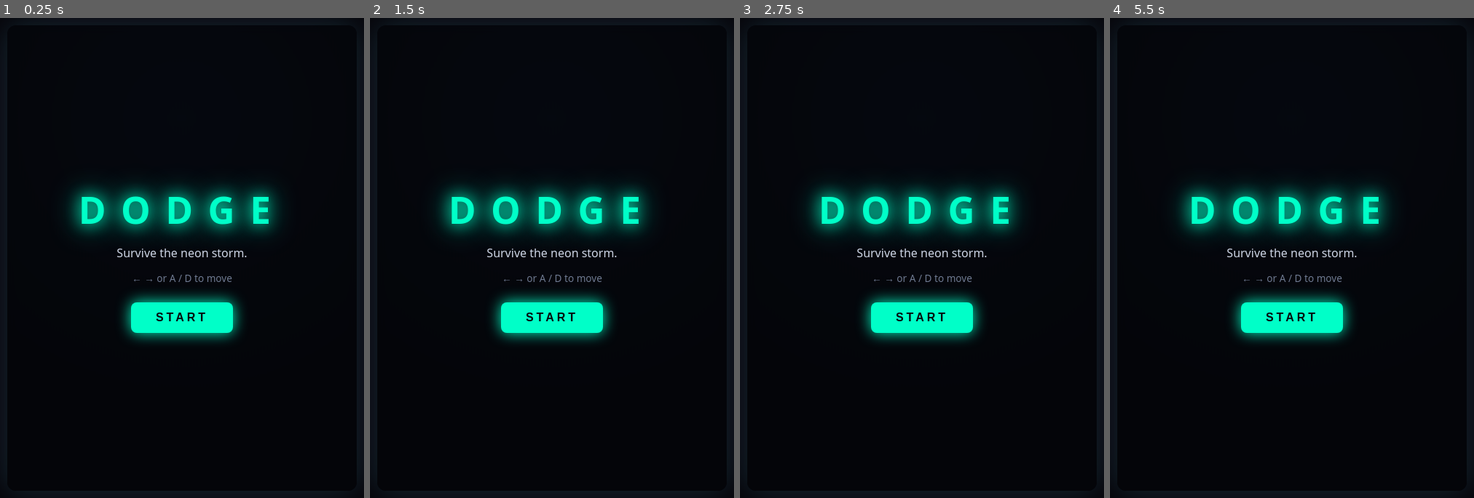
Above: before the commit, frames 1-4 (left to right).
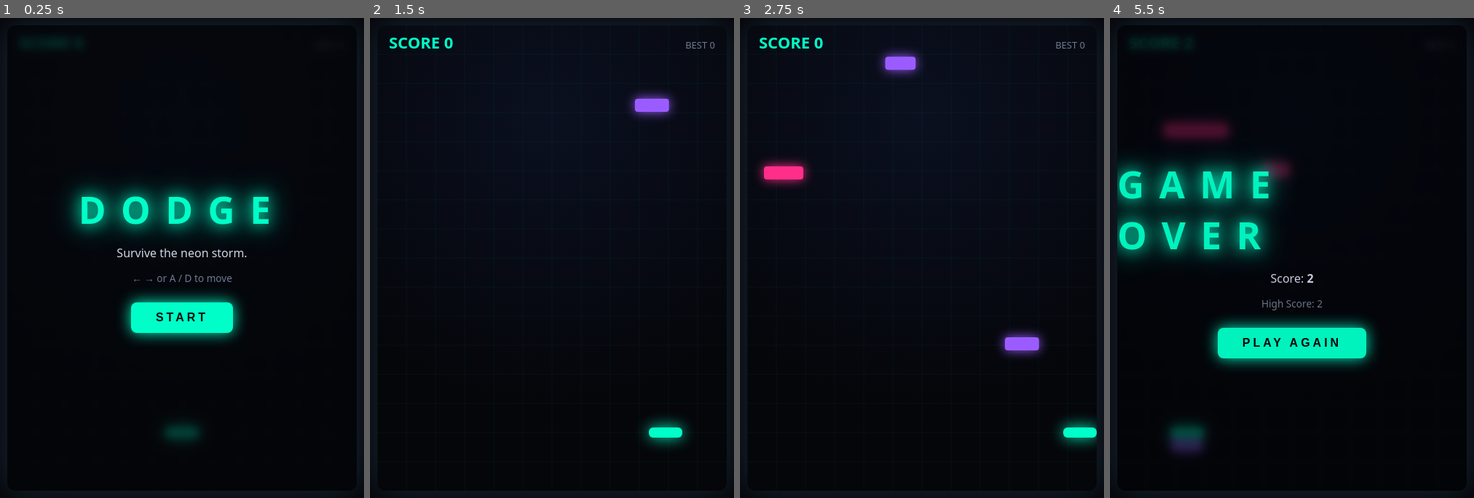
Above: after the commit, the same moments.

Repository: ishowdeep07/dodge-game
Game: browser game, page index.html
Same seed, same stepped clock (60 frames per second), same inputs: the game is played once before the commit and once after it.
Inputs (mouse positions are in pixels of both pictures, inside the frame that each line leads up to):
- Up to frame 1 (0.25 s): no input
- Up to frame 2 (1.5 s): click "START" at 0.27 s; hold Right from 1.03 s (still down); click (552, 306) at 1.07 s; tap Space at 1.1 s
- Up to frame 3 (2.75 s): release Right at 1.53 s; hold Left 1.58-2.15 s; tap Space at 1.6, 2.1, 2.6 s; click (852, 210) at 1.67 s; hold Right from 2.2 s (still down); click (991, 186) at 2.27 s; tap A at 2.52 s
- Up to frame 4 (5.5 s): release Right at 2.87 s; click (1342, 349) at 2.87 s; hold Left 2.92-3.35 s; tap Space every 0.5 s from 3.1 to 5.1 s; hold Right 3.4-3.9 s; click (1204, 373) at 3.47 s; tap D at 3.52 s; hold Left 3.95-4.52 s; click (1292, 166) at 4.07 s; tap Enter at 4.52 s; hold Right 4.57-5.23 s; click (1397, 282) at 4.67 s; click (1186, 258) at 5.27 s; hold Left from 5.28 s (still down)

The runs differ from the first frame. In frame 1, 0.3% of the frame differs, in the area x 13-55%, y 4-89%; in frame 2, 9.8%; in frame 3, 11%; in frame 4, 18%, in the area x 2-77%, y 4-91%.
Error before the commit: SyntaxError: Unexpected end of input

Commit message:
Add files via upload

Diff:
--- a/game.js
+++ b/game.js
@@ -1,6 +1,6 @@
 // ============================================
 //  DODGE — Neon Survival
-//  A small arcade game by [Your Name]
+//  A small arcade game by Deep Biswas
 // ============================================
 
 const canvas = document.getElementById('game');
@@ -11,7 +11,6 @@
 const W = canvas.width;
 const H = canvas.height;
 
-// ---------- Game state ----------
 const STATE = {
   READY: 'ready',
   PLAYING: 'playing',
@@ -20,7 +19,6 @@
 
 let state = STATE.READY;
 
-// ---------- Player ----------
 const player = {
   x: W / 2,
   y: H - 80,
@@ -32,47 +30,13 @@
 
 const keys = { left: false, right: false };
 
-// ---------- Obstacles ----------
 let obstacles = [];
 let spawnTimer = 0;
-let spawnInterval = 45; // frames
+let spawnInterval = 45;
 let difficultyTimer = 0;
 
-// ---------- Score ----------
 let score = 0;
 let highScore = Number(localStorage.getItem('dodge-highscore') || 0);
-
-// ---------- Input ----------
-window.addEventListener('keydown', (e) => {
-  if (e.key === 'ArrowLeft' || e.key === 'a' || e.key === 'A') keys.left = true;
-  if (e.key === 'ArrowRight' || e.key === 'd' || e.key === 'D') keys.right = true;
-
-  if ((e.key === ' ' || e.key === 'Enter') && state !== STATE.PLAYING) {
-    startGame();
-  }
-});
-
-window.addEventListener('keyup', (e) => {
-  // ---------- Mobile Touch Controls ----------
-canvas.addEventListener('touchstart', handleTouch, { passive: false });
-canvas.addEventListener('touchmove', handleTouch, { passive: false });
-canvas.addEventListener('touchend', handleTouchEnd, { passive: false });
-
-function handleTouch(e) {
-  e.preventDefault(); // Screen scroll hone se rokne ke liye
-  if (state !== STATE.PLAYING) return;
-
-  if (e.touches.length > 0) {
-    const rect = canvas.getBoundingClientRect();
-    // Jahan touch kiya hai, player ko wahan le jao
-    const touchX = e.touches[0].clientX - rect.left;
-    player.x = touchX;
-  }
-}
-
-function handleTouchEnd(e) {
-  e.preventDefault();
-}
 
 // ---------- Input (Keyboard) ----------
 window.addEventListener('keydown', (e) => {
@@ -89,12 +53,23 @@
   if (e.key === 'ArrowRight' || e.key === 'd' || e.key === 'D') keys.right = false;
 });
 
-// Start Button (Click aur Touch dono ke liye)
+// ---------- Input (Mobile Touch) ----------
+canvas.addEventListener('touchstart', handleTouch, { passive: false });
+canvas.addEventListener('touchmove', handleTouch, { passive: false });
+canvas.addEventListener('touchend', (e) => e.preventDefault(), { passive: false });
+
+function handleTouch(e) {
+  e.preventDefault();
+  if (state !== STATE.PLAYING) return;
+  if (e.touches.length > 0) {
+    const rect = canvas.getBoundingClientRect();
+    const touchX = e.touches[0].clientX - rect.left;
+    player.x = touchX;
+  }
+}
+
+// Start Button (Click handles both PC and Mobile)
 startBtn.addEventListener('click', startGame);
-startBtn.addEventListener('touchstart', (e) => {
-  e.preventDefault();
-  startGame();
-}, { passive: false });
 
 // ---------- Helpers ----------
 function random(min, max) {
@@ -103,7 +78,7 @@
 
 function spawnObstacle() {
   const width = random(30, 90);
-  const isHazard = Math.random() < 0.25; // 25% chance of pink (score)
+  const isHazard = Math.random() < 0.25;
   obstacles.push({
     x: random(0, W - width),
     y: -30,
@@ -155,31 +130,26 @@
 function update() {
   if (state !== STATE.PLAYING) return;
 
-  // Player movement
   if (keys.left) player.x -= player.speed;
   if (keys.right) player.x += player.speed;
   player.x = Math.max(player.width / 2, Math.min(W - player.width / 2, player.x));
 
-  // Spawn
   spawnTimer++;
   if (spawnTimer >= spawnInterval) {
     spawnTimer = 0;
     spawnObstacle();
   }
 
-  // Difficulty ramp
   difficultyTimer++;
   if (difficultyTimer >= 300) {
     difficultyTimer = 0;
     spawnInterval = Math.max(18, spawnInterval - 3);
   }
 
-  // Obstacles
   for (let i = obstacles.length - 1; i >= 0; i--) {
     const o = obstacles[i];
     o.y += o.speed;
 
-    // Collision (AABB)
     const px = player.x - player.width / 2;
     const py = player.y - player.height / 2;
     if (
@@ -198,7 +168,6 @@
       continue;
     }
 
-    // Out of bounds → score
     if (o.y > H) {
       if (!o.bonus) score++;
       obstacles.splice(i, 1);
@@ -277,14 +246,12 @@
   drawHUD();
 }
 
-// ---------- Game loop ----------
 function loop() {
   update();
   draw();
   requestAnimationFrame(loop);
 }
 
-// Polyfill for older browsers
 if (!CanvasRenderingContext2D.prototype.roundRect) {
   CanvasRenderingContext2D.prototype.roundRect = function (x, y, w, h, r) {
     this.moveTo(x + r, y);
@@ -297,4 +264,5 @@
   };
 }
 
+// Start the loop
 loop();
